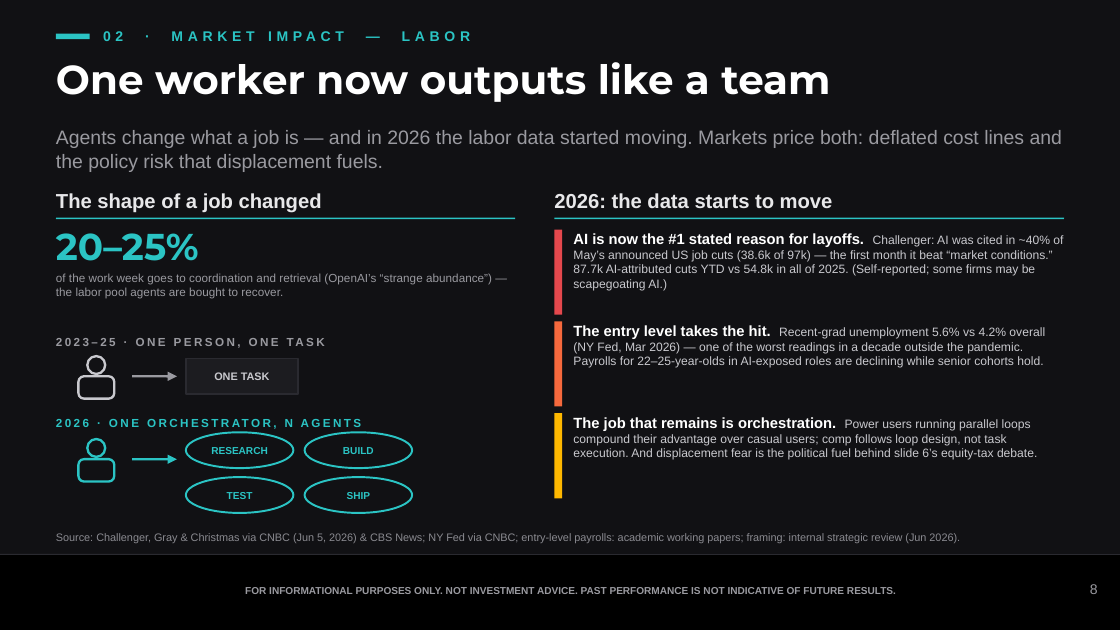
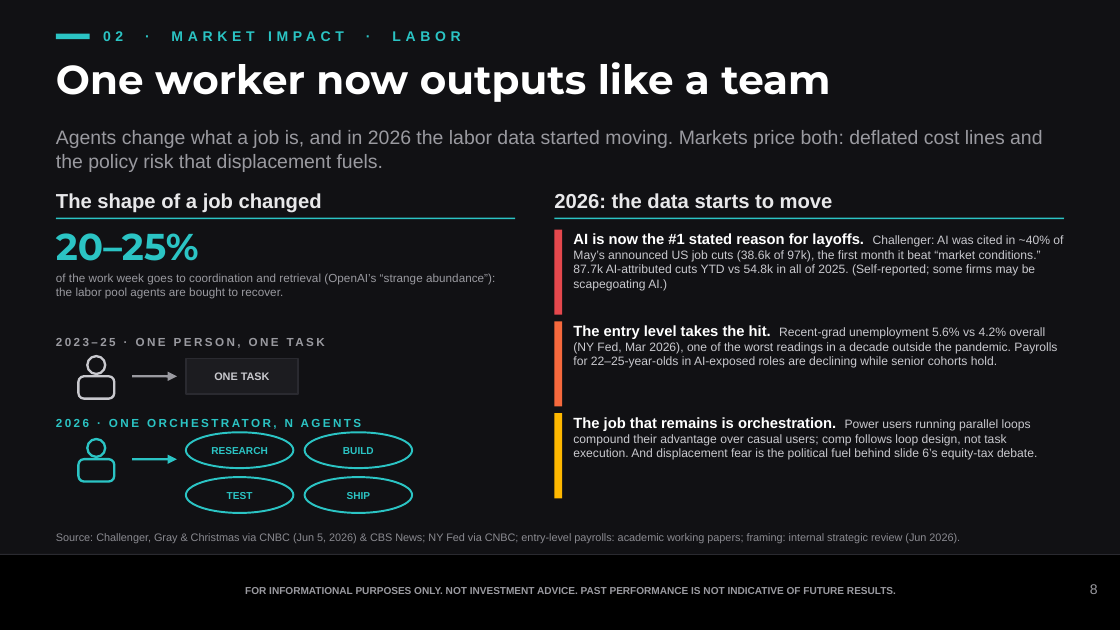
Before and after one commit to samuelcmcclellan-cell/ai-markets-deck, a slide deck: slide 8 of ai-markets-deck.pptx. Drawn at 1120x630 pixels with LibreOffice and Linux fonts; fonts in the diff are those of the drawing. Boxes give left, top, right and bottom in pixels: in the first picture for what was removed or moved away, otherwise in the second. Text is boxed around its words. In the diff, an @@ line names an element or a change of style, - is before the commit and + after.

```diff
--- a/ai-markets-deck.pptx
+++ b/ai-markets-deck.pptx
@@ text at (103,31,461,41): text changed @@
-02 · MARKET IMPACT — LABOR
+02 · MARKET IMPACT · LABOR
@@ text at (56,130,1042,172): text changed @@
-Agents change what a job is — and in 2026 the labor data started moving. Markets price both: deflated cost lines and the policy risk that displacement fuels.
+Agents change what a job is, and in 2026 the labor data started moving. Markets price both: deflated cost lines and the policy risk that displacement fuels.
@@ text at (573,233,1063,291): text changed @@
-AI is now the #1 stated reason for layoffs. Challenger: AI was cited in ~40% of May’s announced US job cuts (38.6k of 97k) — the first month it beat “market conditions.” 87.7k AI-attributed cuts YTD vs 54.8k in all of 2025. (Self-reported; some firms may be scapegoating AI.)
+AI is now the #1 stated reason for layoffs. Challenger: AI was cited in ~40% of May’s announced US job cuts (38.6k of 97k), the first month it beat “market conditions.” 87.7k AI-attributed cuts YTD vs 54.8k in all of 2025. (Self-reported; some firms may be scapegoating AI.)
@@ text at (56,273,495,299): text changed @@
-of the work week goes to coordination and retrieval (OpenAI’s “strange abundance”) — the labor pool agents are bought to recover.
+of the work week goes to coordination and retrieval (OpenAI’s “strange abundance”): the labor pool agents are bought to recover.
@@ text at (573,325,1057,368): text changed @@
-The entry level takes the hit. Recent-grad unemployment 5.6% vs 4.2% overall (NY Fed, Mar 2026) — one of the worst readings in a decade outside the pandemic. Payrolls for 22–25-year-olds in AI-exposed roles are declining while senior cohorts hold.
+The entry level takes the hit. Recent-grad unemployment 5.6% vs 4.2% overall (NY Fed, Mar 2026), one of the worst readings in a decade outside the pandemic. Payrolls for 22–25-year-olds in AI-exposed roles are declining while senior cohorts hold.
```
Also in this commit, not shown: 12 other slides changed, 19 other files.
